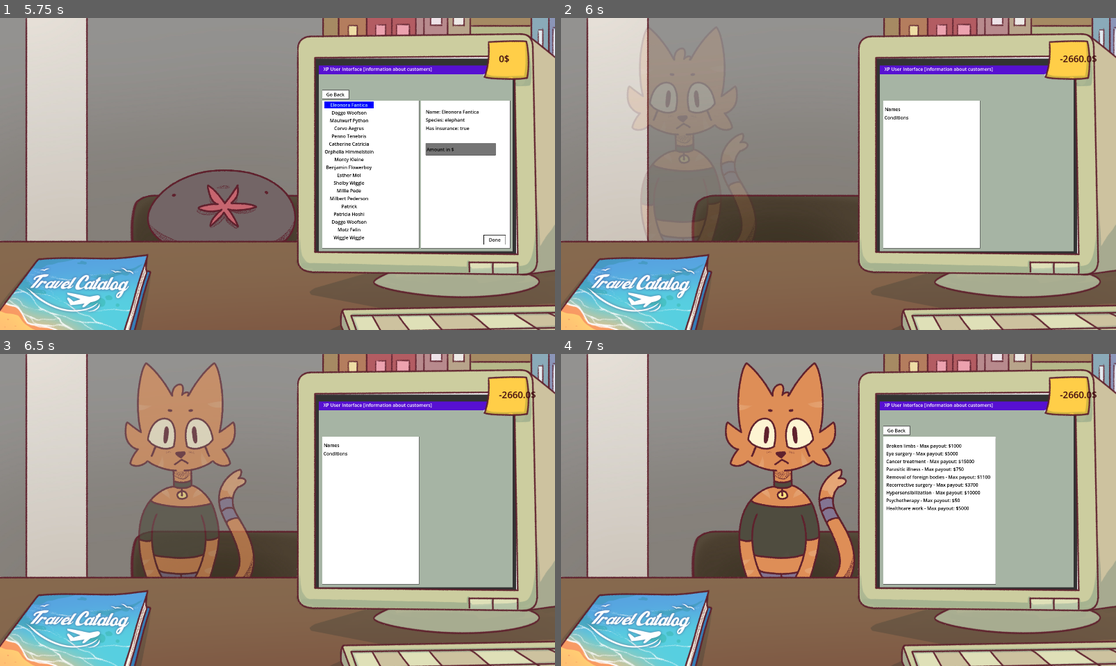
Above: before the commit, frames 1-4 (two rows, left to right).
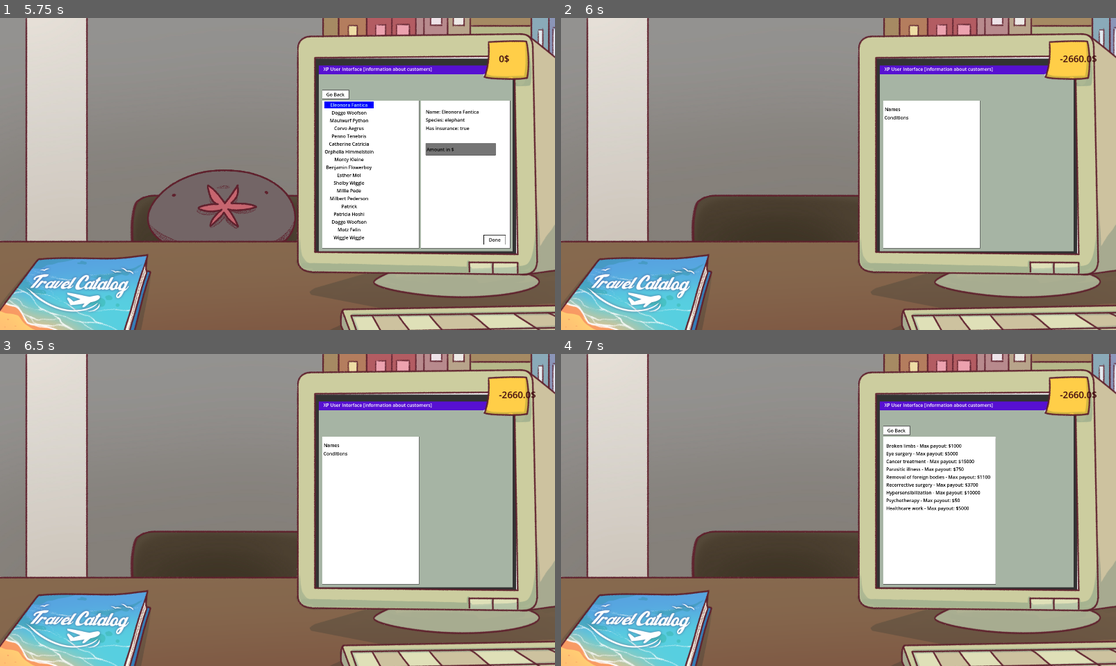
Above: after the commit, the same moments.

Repository: AgonGuri/vacation_please
Game: Godot game, scene res://scenes/main_layout.tscn
Same seed, same stepped clock (60 frames per second), same inputs: the game is played once before the commit and once after it. This scene is started directly instead of the project's main scene.
Inputs (mouse positions are in pixels of both pictures, inside the frame that each line leads up to):
- Up to frame 1 (5.75 s): click "Conditions" at 0.5 s; click (77, 273) at 1.25 s; click (77, 273) at 2 s; click (77, 273) at 2.75 s; click "Go Back" at 3.5 s; click "Names" at 4.25 s; click "Eleonora Fantica" at 5 s
- Up to frame 2 (6 s): click "Done" at 5.75 s
- Up to frame 3 (6.5 s): no input
- Up to frame 4 (7 s): click "Conditions" at 6.5 s

Frame 1 is identical in both runs. In frame 2, 0.6% of the frame differs, in the area x 11-35%, y 3-72%; in frame 3, 8.6%; in frame 4, 9.0%, in the area x 29-53%, y 2-72%.
Error before the commit: Attempt to call function 'instantiate' in base 'null instance' on a null instance. (res://scripts/main_layout.gd:12)
Error after the commit: Attempt to call function 'instantiate' in base 'null instance' on a null instance. (res://scripts/main_layout.gd:14)

Commit message:
made the snake except for text

Diff:
--- a/scripts/main_layout.gd
+++ b/scripts/main_layout.gd
@@ -5,6 +5,8 @@
 
 var current_customer
 var instance
+var boss_portrait = load("res://Assets/animalsprites/boss.png")
+var is_boss= false
 
 # Called when the node enters the scene tree for the first time.
 
@@ -22,8 +24,15 @@
 	$AnimationPlayer.play("customer_new")
 	instance.delete_text()
 	instance.generate_text()
-	pass
 
+func show_boss(text):
+	$AnimalSprite.texture = boss_portrait
+	$AnimationPlayer.play("customer_new")
+	#instance.stahp()
+	instance.delete_text()
+	print(text)
+	await get_tree().create_timer(1.0).timeout
+	is_boss = true
 
 # Called every frame. 'delta' is the elapsed time since the previous frame.
 func _process(_delta: float) -> void:
@@ -33,10 +42,12 @@
 	#turn off the catalogue if it is open
 	if catalogue.openCatalogue.visible == true && event.is_pressed():
 		catalogue.closeCanvas()
+	if is_boss && event.is_pressed():
+		new_customer()
 
-
-
+#-------------------------------------------------------------------------------
 # calculation outcomes
+#-------------------------------------------------------------------------------
 var COMMISSION_PERCENTAGE = 0.15
 var BONUS_PERCENTAGE = 0.4
 var COURT_COST = 2000
@@ -91,4 +102,5 @@
 					#rest of what they could have gotten + court cost
 					boss_text = ("you got sued and have to pay: %s" % (customer.max_payout - amount + COURT_COST))
 					Global.currency -= customer.max_payout - amount + COURT_COST
-	new_customer()
+	#showing the boss:
+	show_boss(boss_text)
